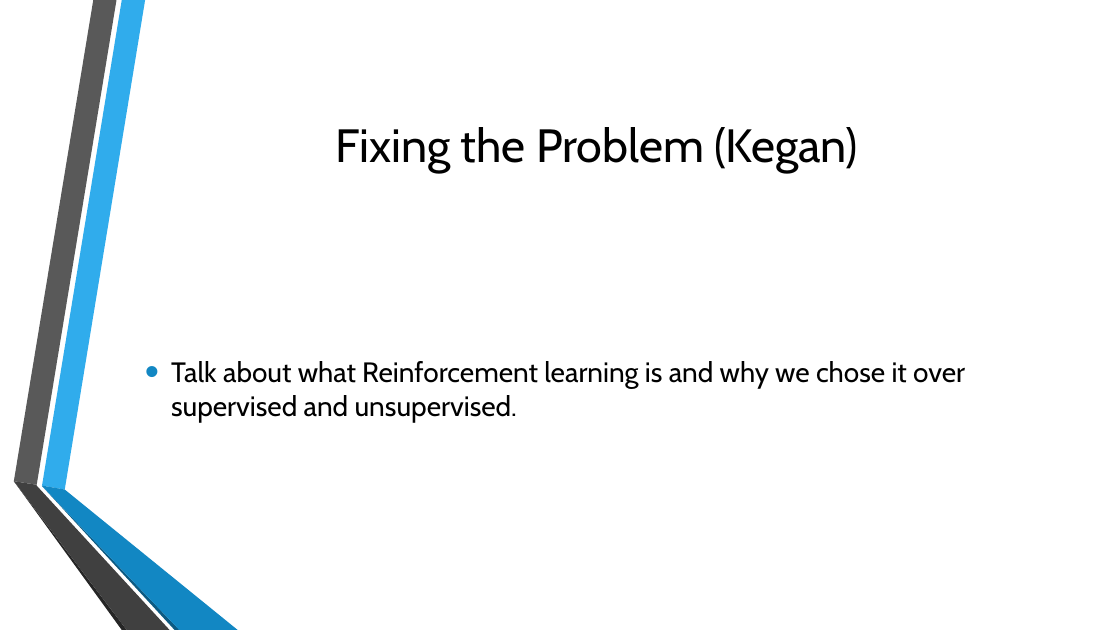
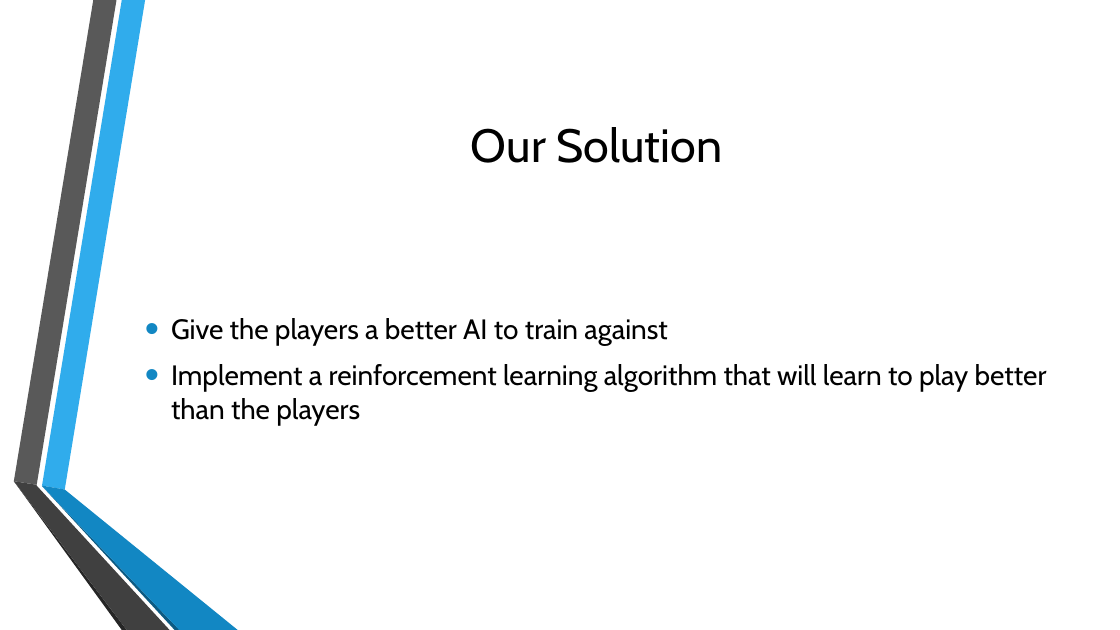
Before and after one commit to KeganMc/Super-Smash-Bros-Melee-AI, a slide deck: slide 4 of Documents/ProjectPresentation.pptx. Drawn at 1120x630 pixels with LibreOffice and Linux fonts; fonts in the diff are those of the drawing; background and template pictures are left out. Boxes give left, top, right and bottom in pixels: in the first picture for what was removed or moved away, otherwise in the second. Text is boxed around its words. In the diff, an @@ line names an element or a change of style, - is before the commit and + after.

Commit message:
Completed the text on my slides

```diff
--- a/Documents/ProjectPresentation.pptx
+++ b/Documents/ProjectPresentation.pptx
@@ title at [471,127,722,163]: text changed @@
-Fixing the Problem (Kegan)
+Our Solution
@@ text at [171,318,1047,425]: text changed @@
-• Talk about what Reinforcement learning is and why we chose it over supervised and unsupervised.
+• Give the players a better AI to train against
+• Implement a reinforcement learning algorithm that will learn to play better than the players
```
Also in this commit, not shown: 1 other slide changed.
